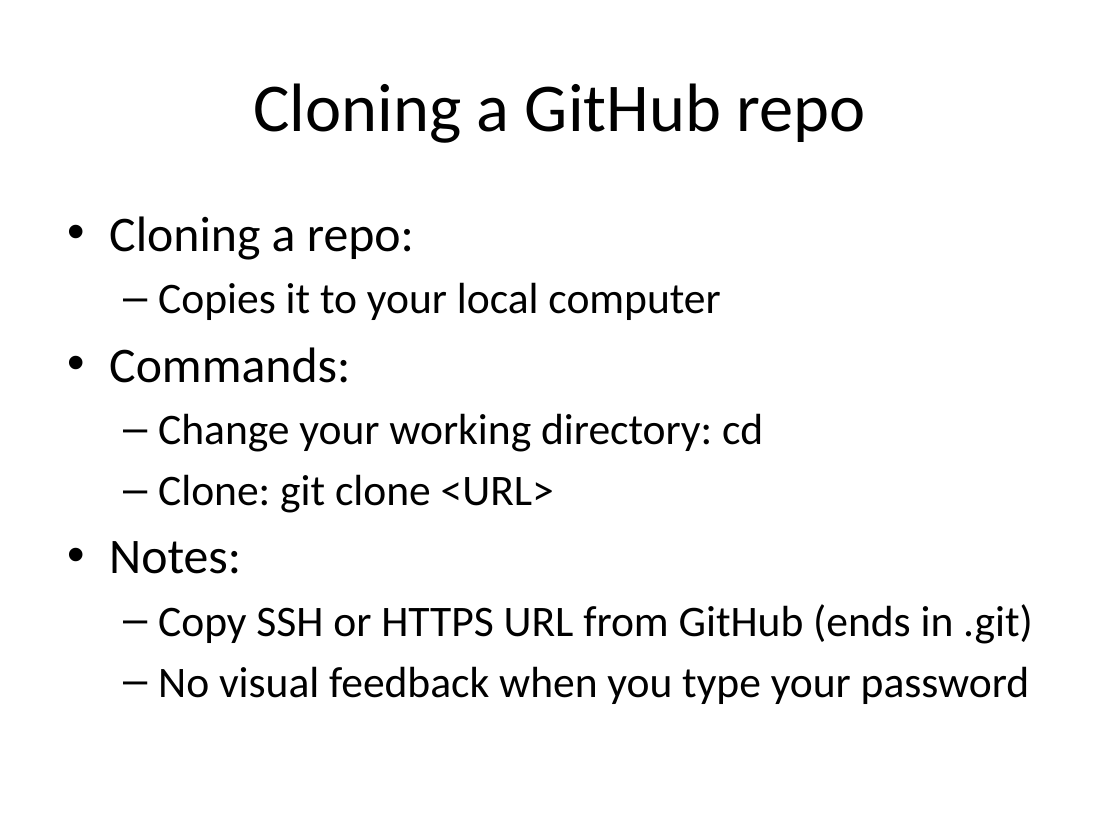
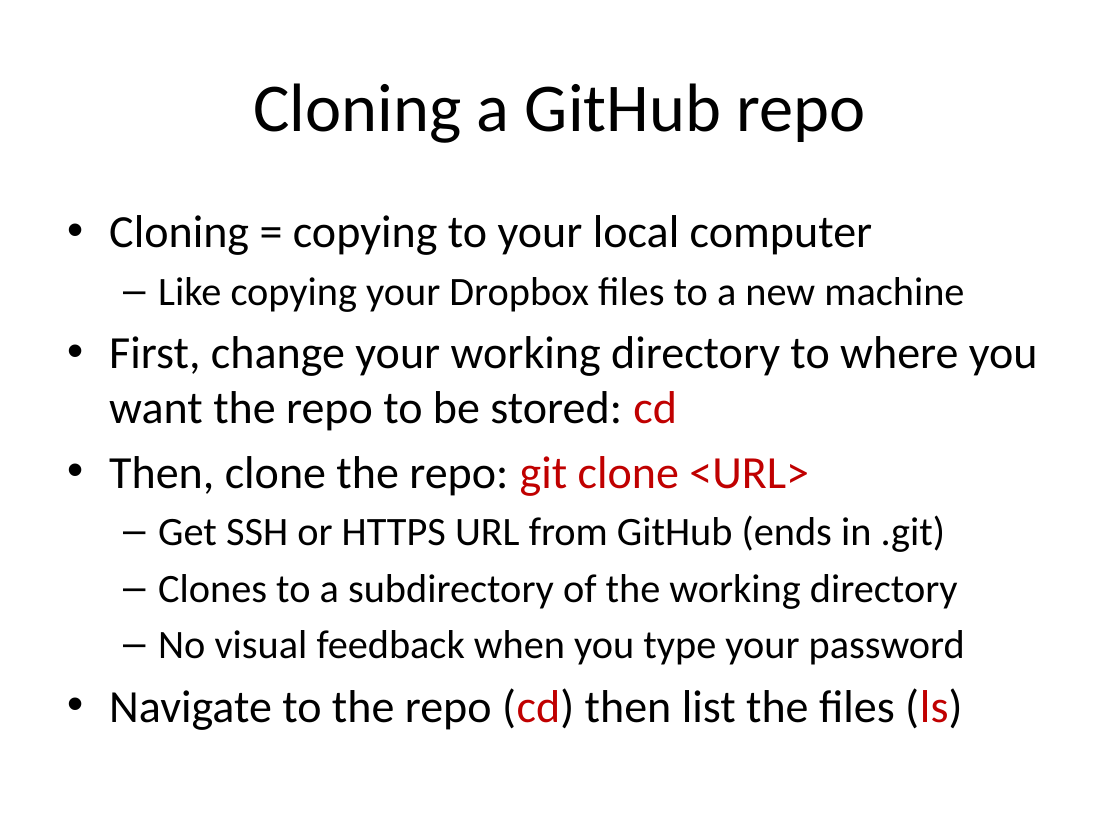
Before and after one commit to ajschumacher/gadsdc, a slide deck: slide 13 of 01-workflow/slides_git.pptx (slide 14 before the commit). Drawn at 1120x840 pixels with LibreOffice and Linux fonts; fonts in the diff are those of the drawing. Boxes give left, top, right and bottom in pixels: in the first picture for what was removed or moved away, otherwise in the second. Text is boxed around its words. In the diff, an @@ line names an element or a change of style, - is before the commit and + after.

```diff
--- a/01-workflow/slides_git.pptx
+++ b/01-workflow/slides_git.pptx
@@ text at bbox=[109, 215, 1038, 609]: text changed; size 28 to 29.6 pt @@
-• Cloning a repo:
-  – Copies it to your local computer
-• Commands:
-  – Change your working directory: cd
-  – Clone: git clone <URL>
-• Notes:
-  – Copy SSH or HTTPS URL from GitHub (ends in .git)
+• Cloning = copying to your local computer
+  – Like copying your Dropbox files to a new machine
+• First, change your working directory to where you want the repo to be stored: cd
+• Then, clone the repo: git clone <URL>
+  – Get SSH or HTTPS URL from GitHub (ends in .git)
+  – Clones to a subdirectory of the working directory
@@ text at bbox=[158, 630, 965, 665]: size 28 to 25.9 pt in "No visual feedback when you type your ..." @@
@@ text at bbox=[109, 688, 962, 730]: paragraph added @@
+• Navigate to the repo (cd) then list the files (ls)
```
Also in this commit, not shown: 21 other slides changed, 1 slide added, 2 slides removed, 1 other file.
